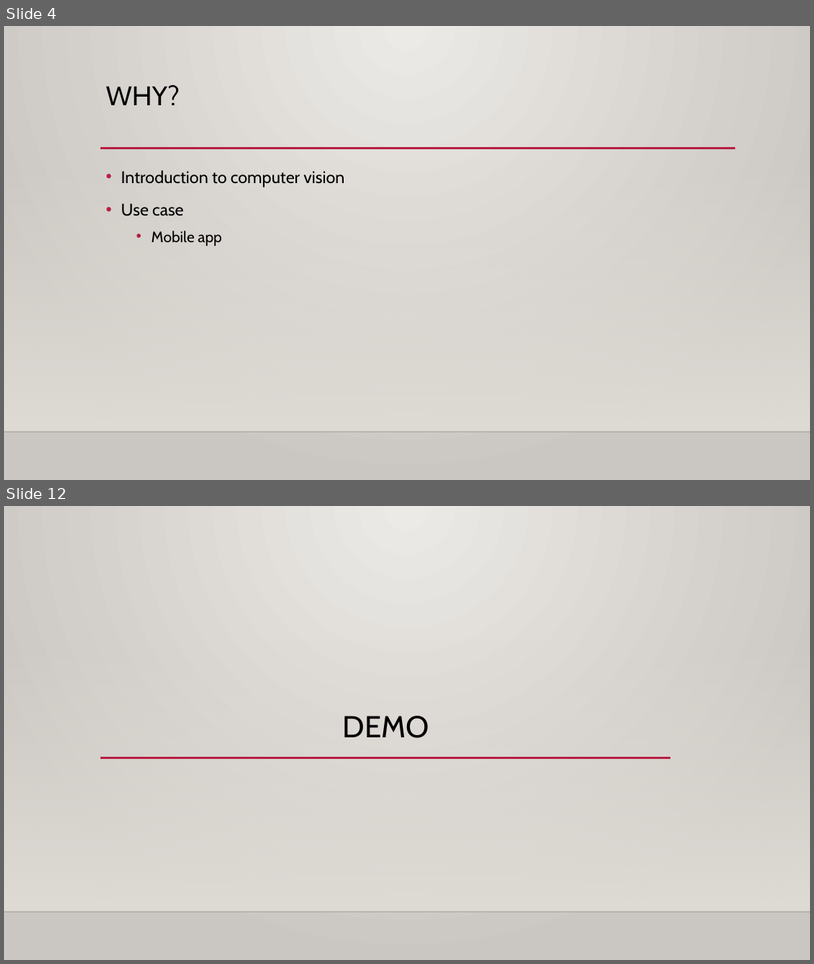
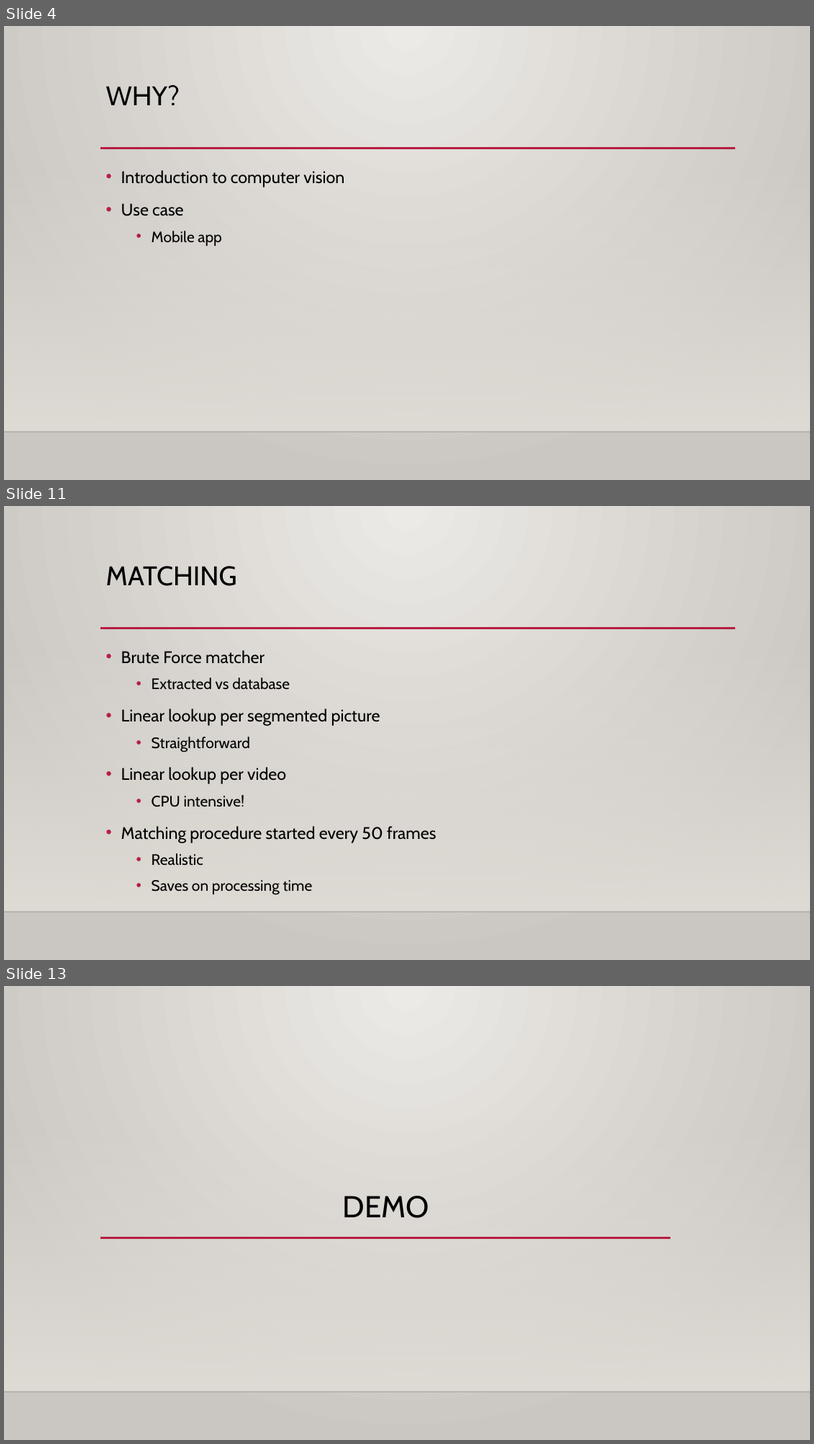
Before and after one commit to timothythiecke/ComputerVisieProject, a slide deck: Presentation/presentation.pptx. Shown one above the other, each under a label of ours: slides 4 and 12 before the commit, slides 4, 11 and 13 after it; the slides between them are not shown. The pictures are 814x964 and 814x1444 pixels, drawn with LibreOffice and Linux fonts; fonts in the diff are those of the drawing; background and template pictures are left out. Boxes give left, top, right and bottom in pixels: in the first picture for what was removed or moved away, otherwise in the second. Text is boxed around its words. In the diff, an @@ line names an element or a change of style, - is before the commit and + after.

```diff
--- a/Presentation/presentation.pptx
+++ b/Presentation/presentation.pptx
@@ slide 11 added at [4, 506, 810, 960], background gradient #ECEAE7 to #CAC7C1; not listed: 3 template elements that a slide beside it also shows @@
@@ title added at [106, 566, 237, 586], 32 pt, text #000000 @@
+MATCHING
@@ text added at [121, 650, 436, 895], 20 pt, text #000000 @@
+• Brute Force matcher
+  • Extracted vs database
+• Linear lookup per segmented picture
+  • Straightforward
+• Linear lookup per video
+  • CPU intensive!
+• Matching procedure started every 50 frames
+  • Realistic
+  • Saves on processing time
@@ what was slide 12 is now slide 13 @@
```
Also in this commit, not shown: 4 slides changed, 10 other slides added, 6 slides removed.
